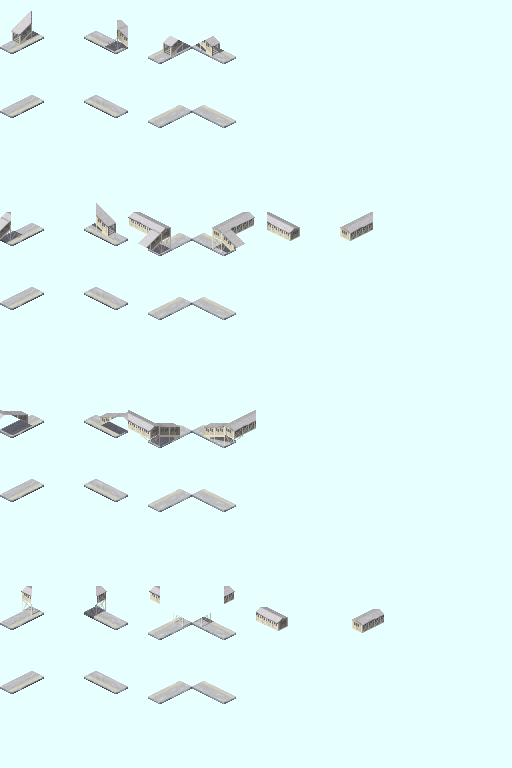
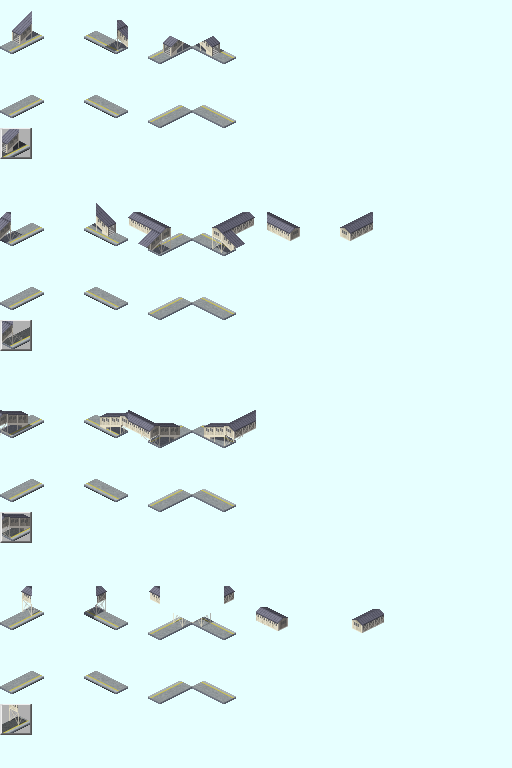
The second 512x768 image is a revision of the first. Changes to its layers:
added group "レイヤーグループ #4" with 103 layers above "YIC_Cross_FootBridge.png" over [0,11,384,735]
hid group "Snow_Top" (20 layers), moved it into group "レイヤーグループ #4" over [0,11,384,626]
moved "Bridge" into group "レイヤーグループ #4" over [0,11,384,633]
moved "Shadow" into group "レイヤーグループ #4" over [0,30,236,627]
hid group "Snow_Base" (8 layers), moved it into group "レイヤーグループ #4" over [0,31,236,704]
added group "Icons" with 27 layers in group "レイヤーグループ #4" over [0,31,44,735]
added group "レイヤーグループ コピー #3" with 4 layers in group "Icons" over [0,128,32,735]
added layer "貼り付けられたレイヤー #71" in group "レイヤーグループ コピー #3" over [0,704,32,735]
added layer "貼り付けられたレイヤー #69" in group "レイヤーグループ コピー #3" over [0,512,32,543]
added layer "貼り付けられたレイヤー #67" in group "レイヤーグループ コピー #3" over [0,320,32,351]
added group "レイヤーグループ #3" with 11 layers in group "Icons" over [0,31,44,735]
added layer "Plate" in group "レイヤーグループ #3" over [4,128,22,694]
added layer "貼り付けられたレイヤー #76" in group "レイヤーグループ #3" over [2,320,30,539]
added layer "レイヤーグループ コピー #4" in group "レイヤーグループ #3" over [0,128,44,735]
added group "IC_Bridge" with 1 layers in group "レイヤーグループ #3" over [0,128,28,725]
added layer "貼り付けられたレイヤー #75" in group "IC_Bridge" over [0,128,28,725]
added group "IC_Shadow" (multiply) with 2 layers in group "レイヤーグループ #3" over [1,140,33,725]
added layer "貼り付けられたレイヤー #73" in group "IC_Shadow" over [5,140,27,725]
added group "Ic_Base" with 2 layers in group "レイヤーグループ #3" over [0,31,44,735]
added layer "Asphalt_Ic" in group "Ic_Base" over [0,141,44,735]
added layer "Normal_Ic" in group "Ic_Base" over [0,31,44,735]
added group "レイヤーグループ コピー #2" with 4 layers in group "Icons" over [2,129,30,733]
added group "レイヤーグループ コピー #1" with 4 layers in group "Icons" over [0,128,44,735]
moved "Base" into group "レイヤーグループ #4" over [0,31,236,704]
…and 11 more changes (11 added)
